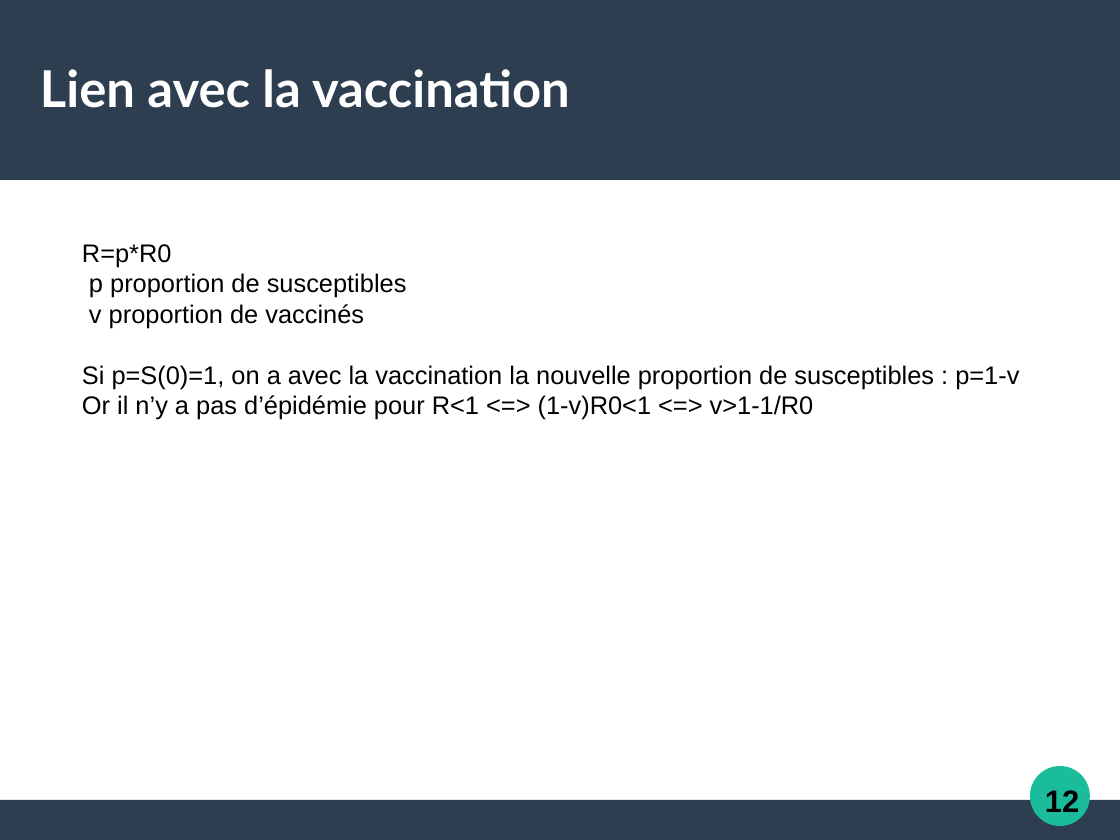
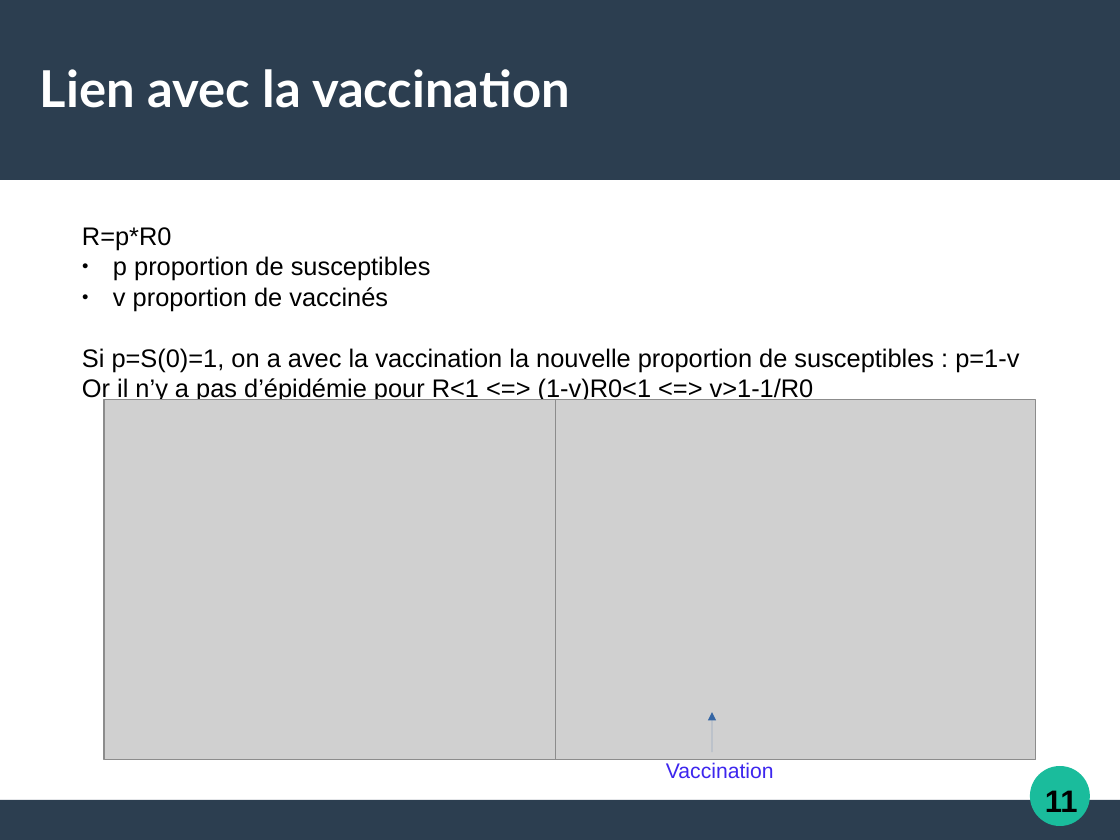
Before and after one commit to Alexia57/TIPE-2021-MP, a slide deck: slide 14 of Tipe_presentation.odp (slide 15 before the commit). Drawn at 1120x840 pixels with LibreOffice and Linux fonts; fonts in the diff are those of the drawing; grey boxes stand for pictures. Boxes give left, top, right and bottom in pixels: in the first picture for what was removed or moved away, otherwise in the second. Text is boxed around its words. In the diff, an @@ line names an element or a change of style, - is before the commit and + after.

```diff
--- a/Tipe_presentation.odp
+++ b/Tipe_presentation.odp
@@ text "R=p*R0": place and size @@
-text "R=p*R0" at [82,244,1019,420]
+text "R=p*R0" at [82,227,1019,403]
@@ text at [113,256,431,311]: bullet none to ● @@
@@ picture added at [104,400,583,760] @@
@@ picture added at [556,400,1036,760] @@
@@ arrow added from (712, 752) to (712, 712), #3465A4 0 pt @@
@@ text added at [666,762,774,778], 15 pt, text #3D26EE @@
+Vaccination
@@ text at [1045,790,1078,812]: text changed @@
-12
+11
```
Also in this commit, not shown: 13 other slides changed, 4 slides added, 6 slides removed, 31 other files.
